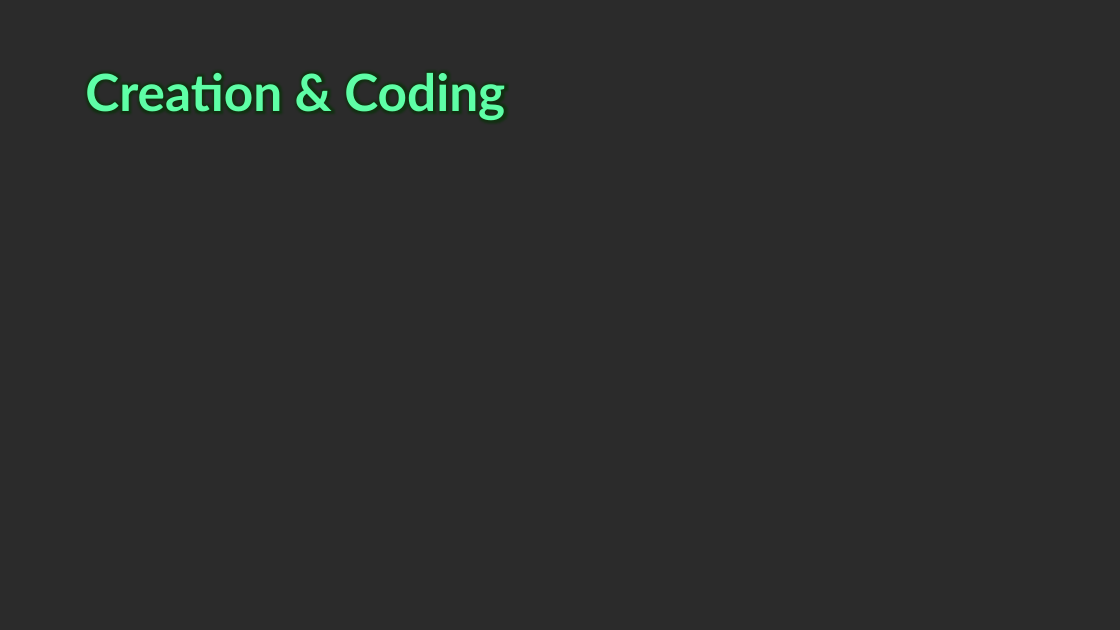
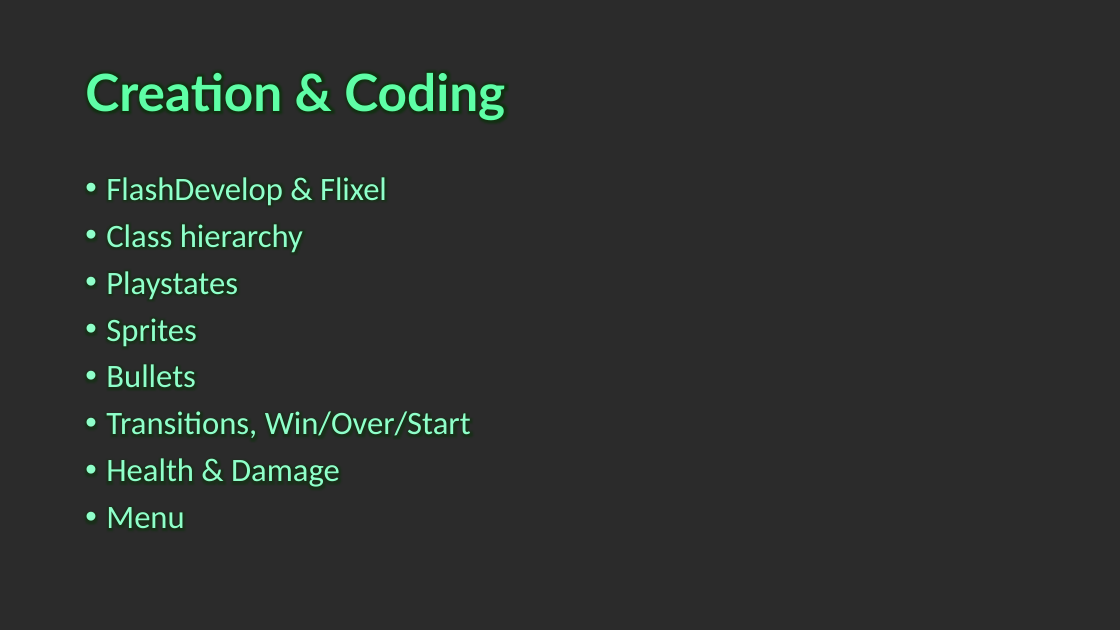
Before and after one commit to sepiafox/20percent, a slide deck: slide 4 of 20% Presentation.pptx. Drawn at 1120x630 pixels with LibreOffice and Linux fonts; fonts in the diff are those of the drawing; background and template pictures are left out; a plain dark background stands for a picture behind light text. Boxes give left, top, right and bottom in pixels: in the first picture for what was removed or moved away, otherwise in the second. Text is boxed around its words. In the diff, an @@ line names an element or a change of style, - is before the commit and + after.

Commit message:
Powerpoint & Startstate

```diff
--- a/20% Presentation.pptx
+++ b/20% Presentation.pptx
@@ text added at bbox=[106, 177, 471, 529], 28 pt, text #8FFFCA @@
+• FlashDevelop & Flixel
+• Class hierarchy
+• Playstates
+• Sprites
+• Bullets
+• Transitions, Win/Over/Start
+• Health & Damage
+• Menu
```
Also in this commit, not shown: 2 other slides changed, 2 slides added, 1 slide removed, 10 other files.
